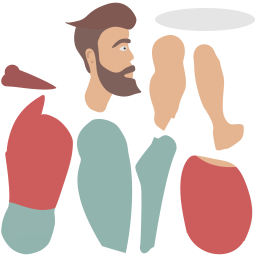
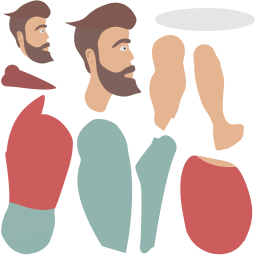
The second 256×256 image is a revision of the first. Changes to its layers:
added group "head копия 2" with 10 layers in group "sprites" over [3, 0, 54, 64]
added group "Группа 10" (2nd of 3, in "sprites" › "head копия 2") with 2 layers in group "head копия 2" over [3, 0, 54, 64]
added layer "Фигура 13" (2nd of 3, in "sprites" › "head копия 2" › "Группа 10") in group "Группа 10" over [3, 0, 51, 22]
added layer "Фигура 9" (2nd of 3, in "sprites" › "head копия 2" › "Группа 10") in group "Группа 10" over [3, 0, 54, 64]
added group "Группа 9" (2nd of 3, in "sprites" › "head копия 2") with 6 layers in group "head копия 2" over [15, 10, 49, 64]
added layer "Фигура 10" (2nd of 3, in "sprites" › "head копия 2" › "Группа 9") in group "Группа 9" over [39, 29, 45, 33]
added layer "Фигура 8" (2nd of 3, in "sprites" › "head копия 2" › "Группа 9") in group "Группа 9" over [15, 10, 49, 61]
